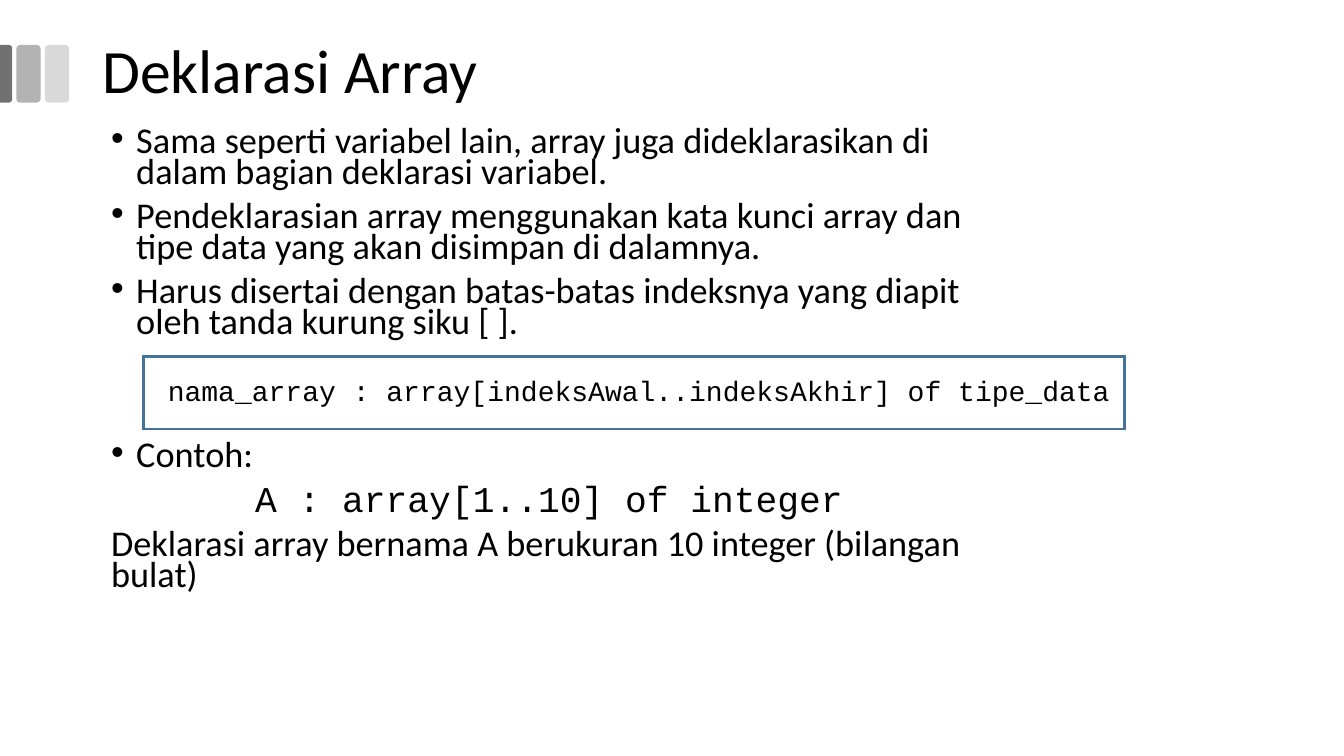
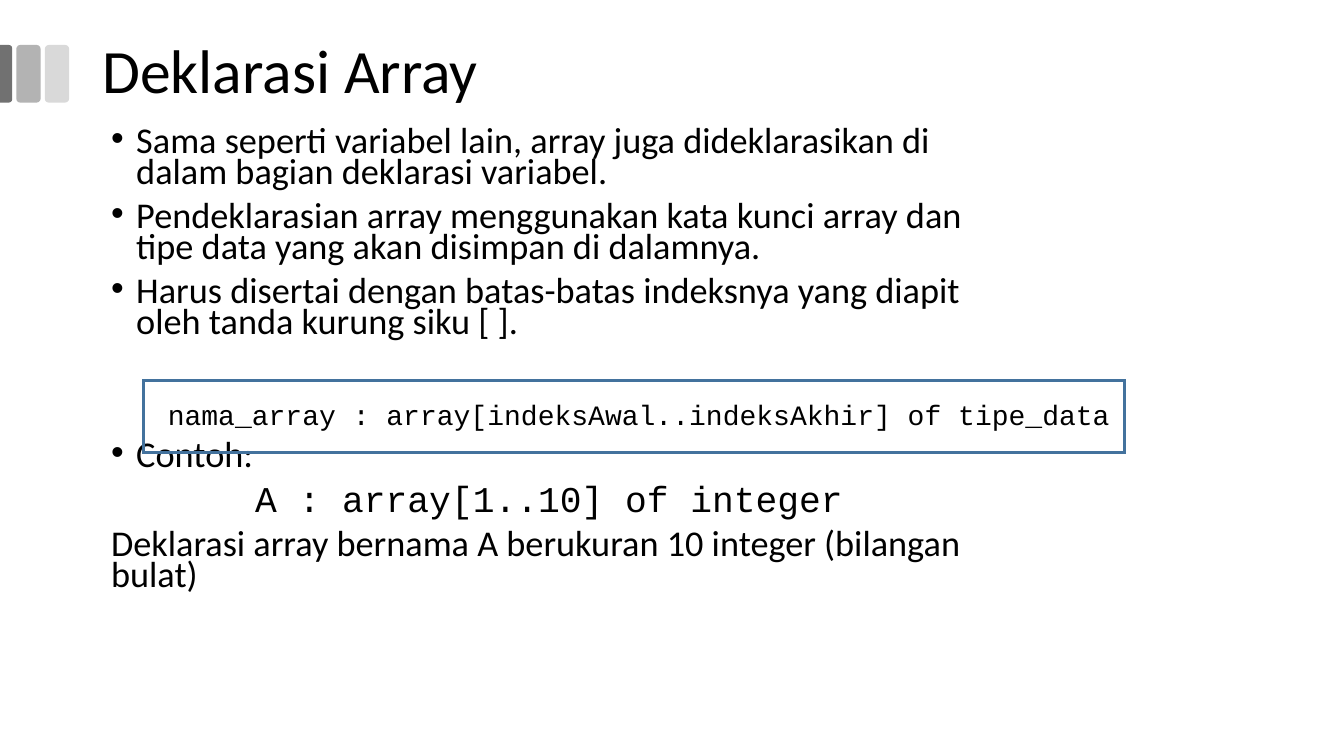
Before and after one commit to miftanurfarid/algoritme_pemrograman, a slide deck: slide 6 of slide/pertemuan_06/pertemuan_06.odp. Drawn at 1344x756 pixels with LibreOffice and Linux fonts; fonts in the diff are those of the drawing; background and template pictures are left out. Boxes give left, top, right and bottom in pixels: in the first picture for what was removed or moved away, otherwise in the second. Text is boxed around its words. In the diff, an @@ line names an element or a change of style, - is before the commit and + after.

```diff
--- a/slide/pertemuan_06/pertemuan_06.odp
+++ b/slide/pertemuan_06/pertemuan_06.odp
@@ rectangle: place and size @@
-rectangle at <box>143,357,1124,430</box>
+rectangle at <box>143,381,1124,454</box>
@@ text "nama_array : array[indeksAwal..indeksAkhir] of tipe_data": place and size @@
-text "nama_array : array[indeksAwal..indeksAkhir] of tipe_data" at <box>168,381,1109,407</box>
+text "nama_array : array[indeksAwal..indeksAkhir] of tipe_data" at <box>168,405,1109,431</box>
```
Also in this commit, not shown: 2 other slides changed.
